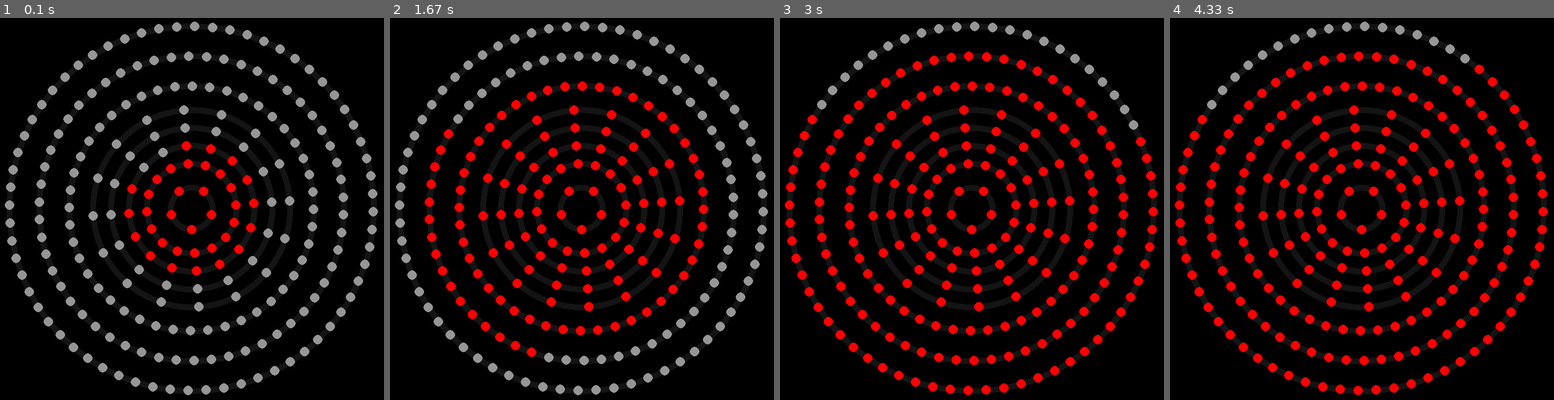
Above: before the commit, frames 1-4 (left to right).
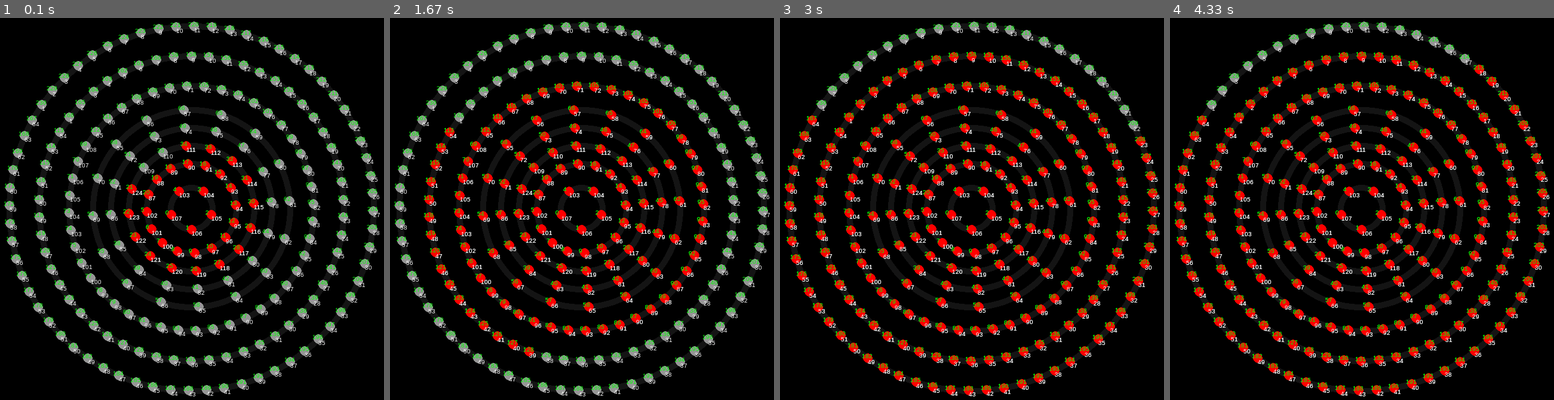
Above: after the commit, the same moments.

Repository: copacetic/edulux
Game: pygame game, started from kid.py
The game is run twice, just before and just after one commit, with the same random seed, the same clock (stepped at 60 frames per second) and the same inputs.
Inputs:
- Up to frame 1 (0.1 s): no input
- Up to frame 2 (1.67 s): no input
- Up to frame 3 (3 s): no input
- Up to frame 4 (4.33 s): no input

The runs differ from the first frame. In frame 1, 9.2% of the frame differs, in the area x 0-99%, y 0-100%; in frame 2, 9.4%; in frame 3, 9.5%; in frame 4, 9.6%.

Commit message:
labeled, translated

Diff:
--- a/simulator.py
+++ b/simulator.py
@@ -23,16 +23,18 @@
 pygame.display.set_caption("Fountain Simulation")
 screen = pygame.display.set_mode(size)
 screen.fill(c_black)
+font = pygame.font.SysFont("Arial", 10)
 
 light_list = []
 
 class Light:
-    def __init__(self, pos, radius, id_code, universe, color = c_lightgrey):
+    def __init__(self, pos, radius, id_code, universe, real_id, color = c_lightgrey):
         self.color = color
         self.pos = pos
         self.radius = radius
         self.id_code = id_code
         self.universe = universe
+        self.real_id = real_id
 
     def set_color(self, color):
         self.color = color
@@ -41,6 +43,10 @@
 
     def draw(self):
         pygame.draw.circle(screen, self.color, self.pos, self.radius)
+        real_label = font.render(str(self.real_id), 1, c_white)
+        local_label = font.render(str(self.id_code), 1, c_green)
+        screen.blit(local_label, (self.pos[0]-10,self.pos[1]-10))
+        screen.blit(real_label, self.pos)
 
 
 def draw_rings(ring_thickness, number_of_rings, radius_array):
@@ -57,20 +63,30 @@
     ring_two_difference = (124-109, 198, 2)
     ring_three_difference = (86-71, 175.5, 3)
     ring_four_difference = (70-55, 198, 3)
-    ring_five_difference = (108-65, 205, 2)
-    ring_six_difference = (54-1, 209.1, 3)
-    ring_seven_difference = (64-1, 209.1, 2)
+    ring_five_difference = (108-65, 210.7, 2)
+    ring_six_difference = (54-1, 210, 3)
+    ring_seven_difference = (64-1, 209, 2)
     ring_array = [ring_zero_difference, ring_one_difference, ring_two_difference, ring_three_difference, ring_four_difference, ring_five_difference, ring_six_difference, ring_seven_difference]
-    light_id = 1
-
+    light_id = 0
+    count3 = 107
+    count2 = 124
+    count1 = 118
     for ring_number in range (number_of_rings):
         number_of_lights = ring_array[ring_number][0]+ 1
         for light_number in range (number_of_lights):
             radians = -math.radians(360.0*light_number/number_of_lights) + math.radians(ring_array[ring_number][1])
             x = (ring_thickness/2 + radius_array[ring_number])*math.cos(radians) + center[0]
             y = (ring_thickness/2 + radius_array[ring_number])*math.sin(radians) + center[1]
-
-            light_list.append(Light((int(x),int(y)), light_radius, light_id, ring_array[ring_number][2]))
+            uni_number = ring_array[ring_number][2]
+            if uni_number == 3:
+                light_list.append(Light((int(x),int(y)), light_radius, light_id, uni_number, count3))
+                count3 -= 1
+            elif uni_number == 2:
+                light_list.append(Light((int(x),int(y)), light_radius, light_id, uni_number, count2))
+                count2 -= 1
+            else:
+                light_list.append(Light((int(x),int(y)), light_radius, light_id, uni_number, count1))
+                count1 -= 1
             light_id += 1
 
 def draw_lights():
